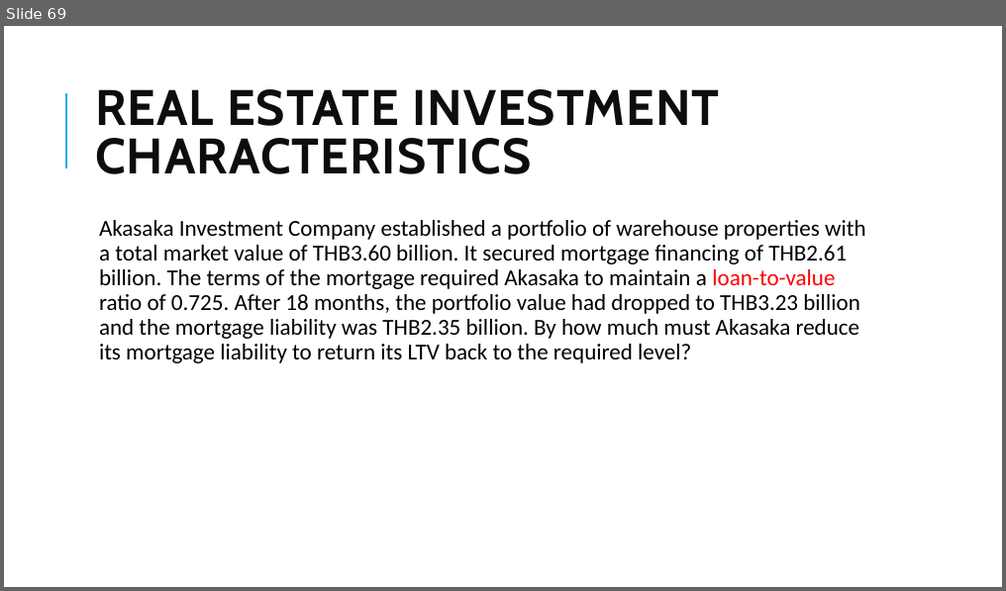
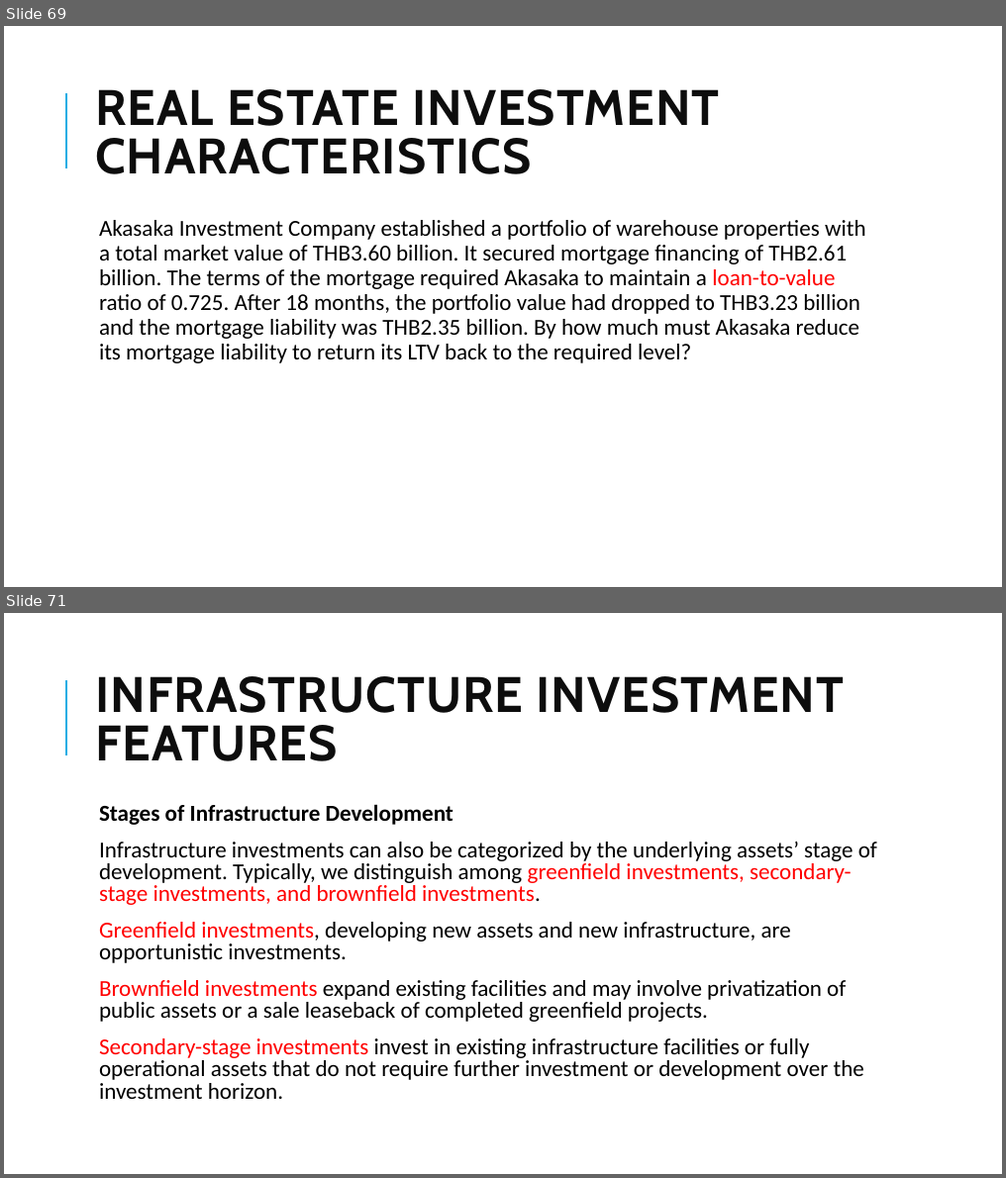
Before and after one commit to Isco0530/data, a slide deck: 2024Alternative.pptx. Shown one above the other, each under a label of ours: slide 69 before the commit, slides 69 and 71 after it; the slides between them are not shown. The pictures are 1006x591 and 1006x1178 pixels, drawn with LibreOffice and Linux fonts; fonts in the diff are those of the drawing. Boxes give left, top, right and bottom in pixels: in the first picture for what was removed or moved away, otherwise in the second. Text is boxed around its words. In the diff, an @@ line names an element or a change of style, - is before the commit and + after.

```diff
--- a/2024Alternative.pptx
+++ b/2024Alternative.pptx
@@ slide 71 added at (4,613,1002,1174), background #FFFFFF; not listed: 1 template element that a slide beside it also shows @@
@@ title added at (95,676,845,761), 48 pt, text #0D0D0D, bold @@
+INFRASTRUCTURE INVESTMENT FEATURES
@@ text added at (99,804,877,1099), 22 pt, text #000000 @@
+  Stages of Infrastructure Development
+  Infrastructure investments can also be categorized by the underlying assets’ stage of development. Typically, we distinguish among greenfield investments, secondary-stage investments, and brownfield investments.
+  Greenfield investments, developing new assets and new infrastructure, are opportunistic investments.
+  Brownfield investments expand existing facilities and may involve privatization of public assets or a sale leaseback of completed greenfield projects.
+  Secondary-stage investments invest in existing infrastructure facilities or fully operational assets that do not require further investment or development over the investment horizon.
```
Also in this commit, not shown: 3 slides changed, 2 other slides added.
